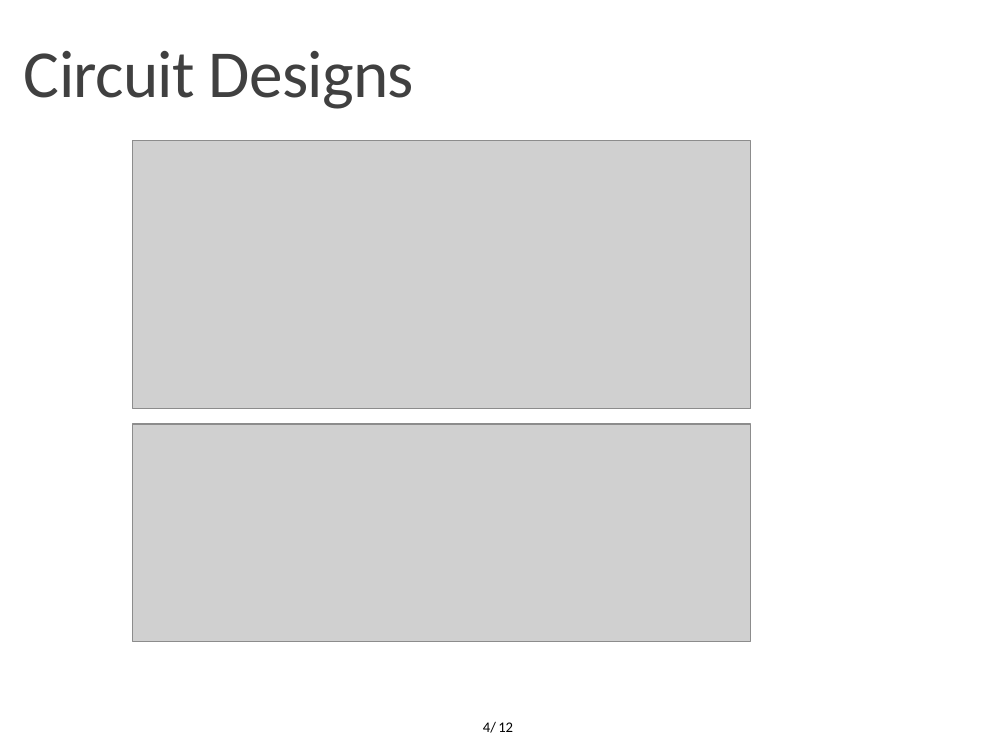
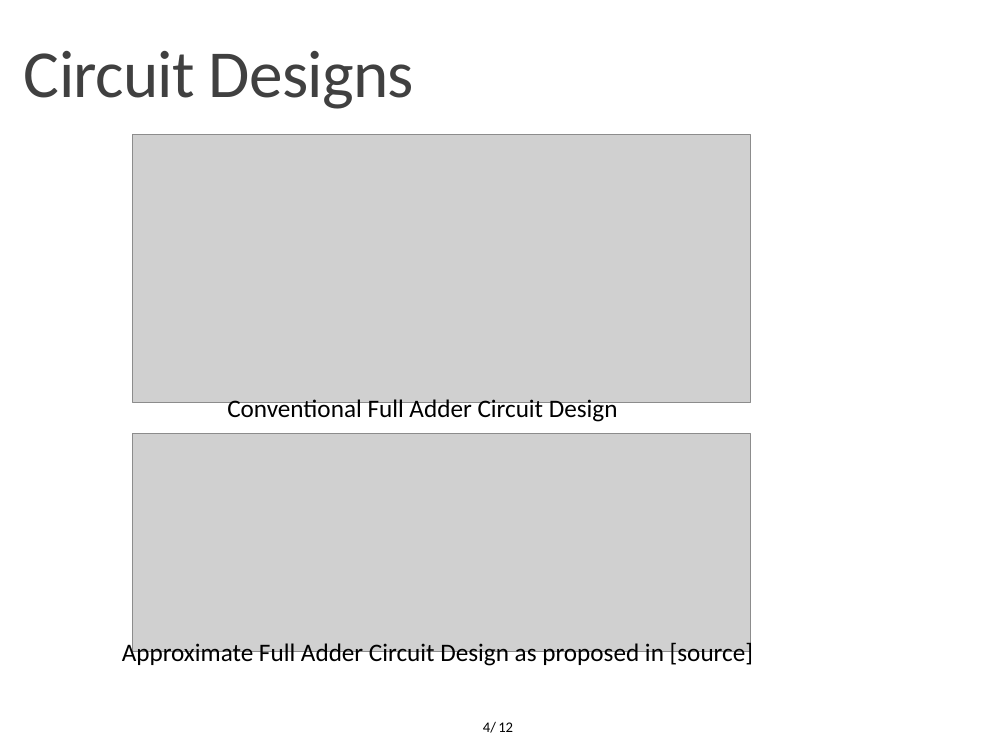
Before and after one commit to OrionLightning/Approximate-Circuit, a slide deck: slide 4 of Presentation Slides/Midterm 23-11-2021.pptx. Drawn at 1008x756 pixels with LibreOffice and Linux fonts; fonts in the diff are those of the drawing; grey boxes stand for pictures; background and template pictures are left out. Boxes give left, top, right and bottom in pixels: in the first picture for what was removed or moved away, otherwise in the second. Text is boxed around its words. In the diff, an @@ line names an element or a change of style, - is before the commit and + after.

```diff
--- a/Presentation Slides/Midterm 23-11-2021.pptx
+++ b/Presentation Slides/Midterm 23-11-2021.pptx
@@ picture: place and size @@
-picture at box(133, 140, 750, 409)
+picture at box(133, 134, 750, 403)
@@ text added at box(227, 397, 618, 422), 18 pt, text #000000 @@
+Conventional Full Adder Circuit Design
@@ picture: place and size @@
-picture at box(133, 424, 750, 642)
+picture at box(133, 433, 750, 651)
@@ text added at box(122, 640, 753, 667), 18 pt, text #000000 @@
+Approximate Full Adder Circuit Design as proposed in [source]
```
Also in this commit, not shown: 1 other slide changed, 1 other file.
